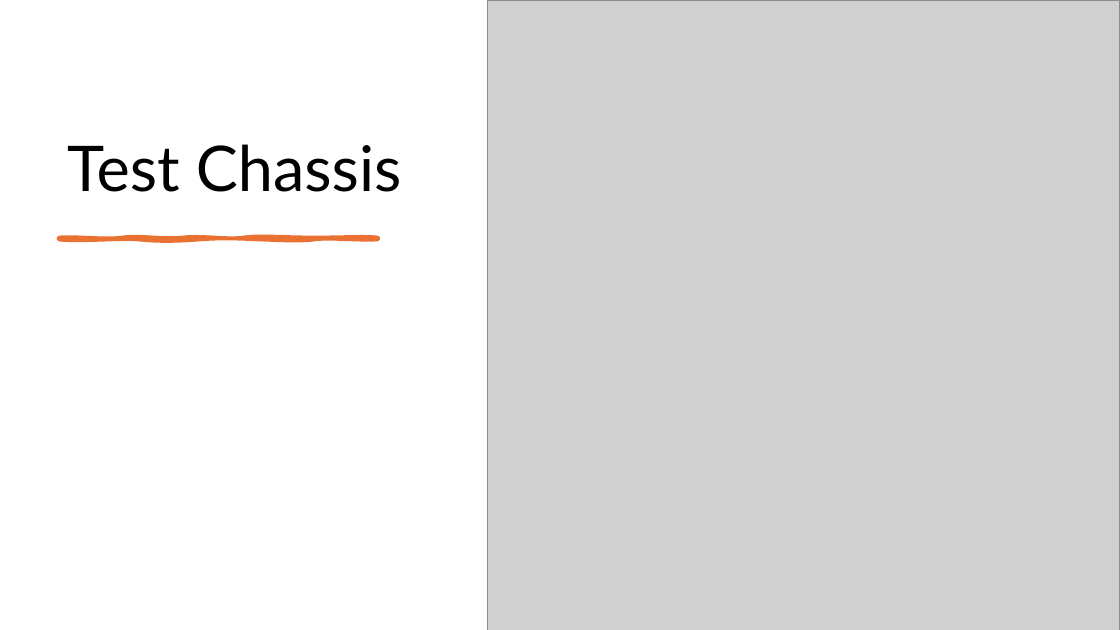
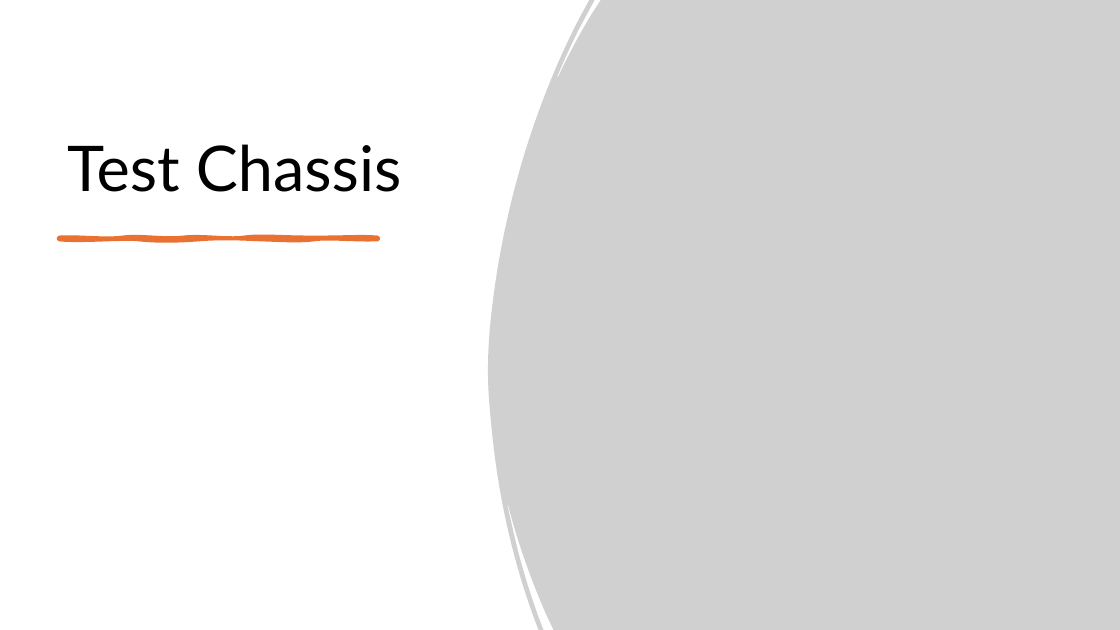
Before and after one commit to EthanWellsSr/BuggyBot, a slide deck: slide 8 of Weekly Reports/Week 9/Self-Driving-RC-Car - Week 9.pptx (slide 7 before the commit). Drawn at 1120x630 pixels with LibreOffice and Linux fonts; fonts in the diff are those of the drawing; grey boxes stand for pictures. Boxes give left, top, right and bottom in pixels: in the first picture for what was removed or moved away, otherwise in the second. Text is boxed around its words. In the diff, an @@ line names an element or a change of style, - is before the commit and + after.

Commit message:
Update Week 9 archived deck with Alexis's red-mask photo slide

```diff
--- a/Weekly Reports/Week 9/Self-Driving-RC-Car - Week 9.pptx
+++ b/Weekly Reports/Week 9/Self-Driving-RC-Car - Week 9.pptx
@@ picture at <box>488,0,1120,630</box>: outline redrawn @@
```
Also in this commit, not shown: 1 slide added.
